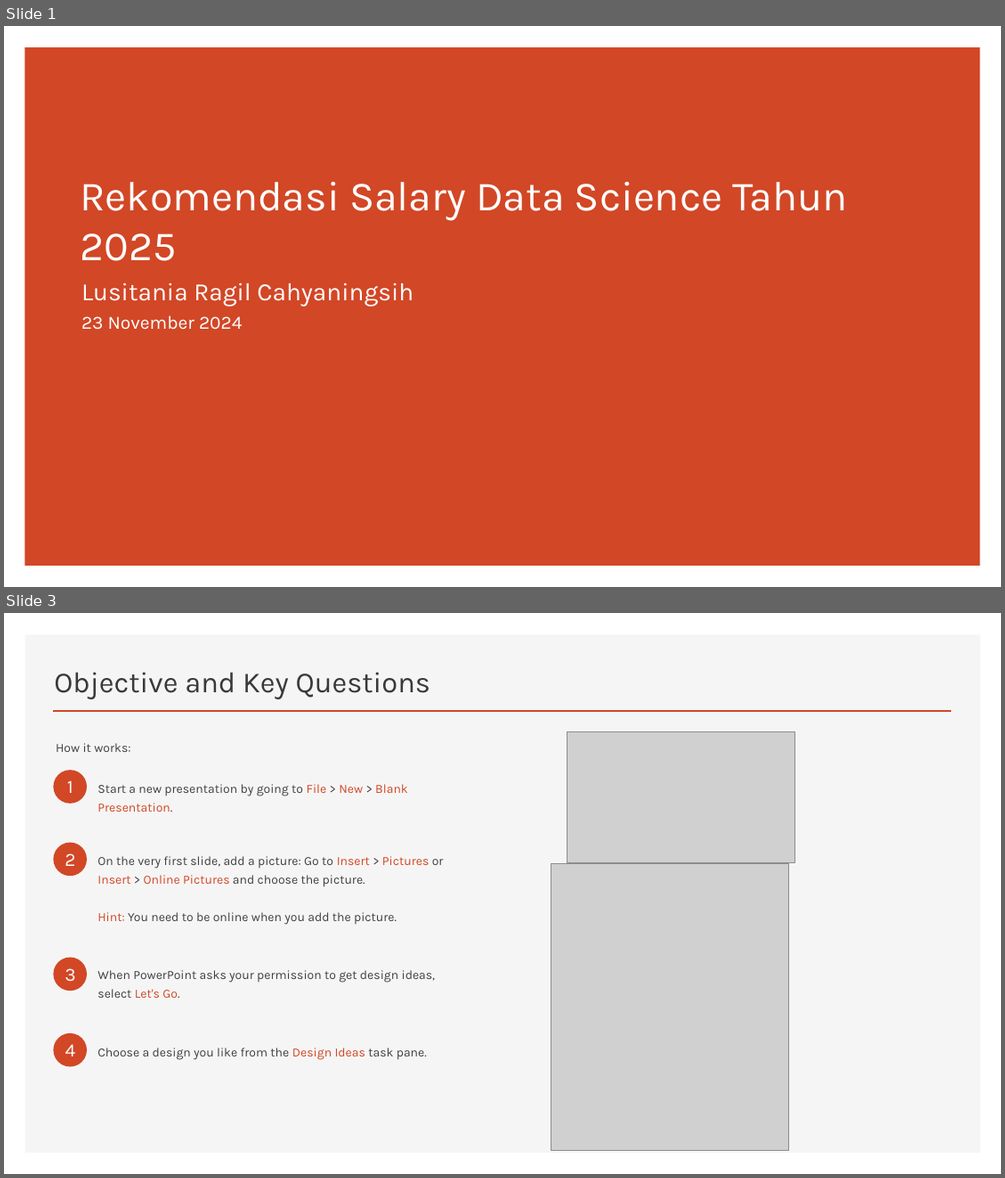
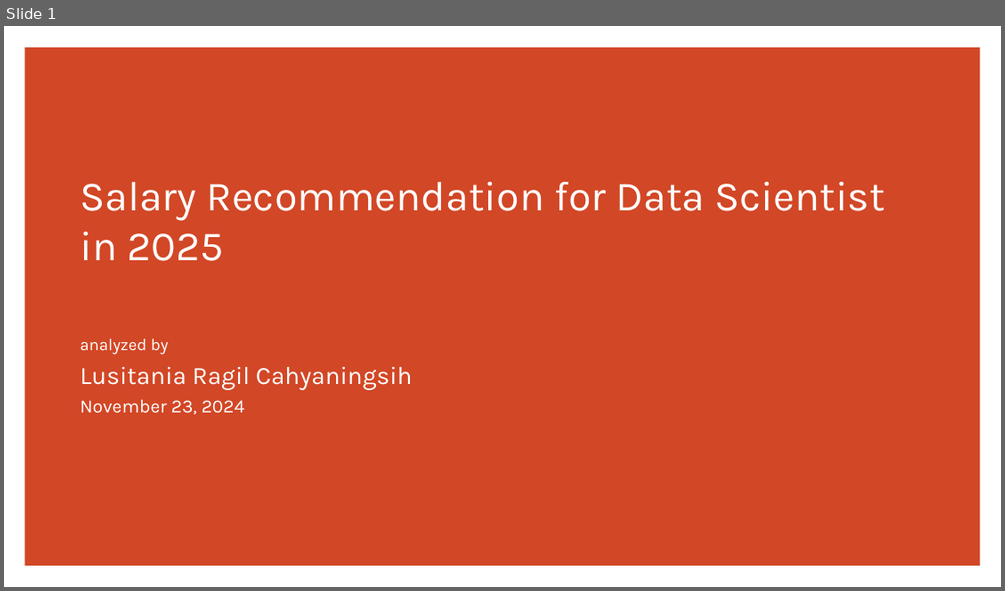
Before and after one commit to CODA-Assignment-Bay/p1-coda001-rmt-m2-lusitaniarc, a slide deck: P1M2_lusitania.pptx. Shown one above the other, each under a label of ours: slides 1 and 3 before the commit, slide 1 after it; the slides between them are not shown. The pictures are 1005x1178 and 1005x591 pixels, drawn with LibreOffice and Linux fonts; fonts in the diff are those of the drawing; grey boxes stand for pictures. Boxes give left, top, right and bottom in pixels: in the first picture for what was removed or moved away, otherwise in the second. Text is boxed around its words. In the diff, an @@ line names an element or a change of style, - is before the commit and + after.

```diff
--- a/P1M2_lusitania.pptx
+++ b/P1M2_lusitania.pptx
@@ slide 3 removed at (4,613,1001,1174), background #FFFFFF @@
@@ rectangle removed at (25,634,980,1153) @@
@@ title removed at (54,672,431,699) @@
-Objective and Key Questions
@@ line removed from (53, 711) to (952, 711) @@
@@ text removed at (56,743,130,752) @@
-How it works:
@@ picture removed at (566,732,795,862) @@
@@ ellipse removed at (53,770,87,803) @@
@@ text removed at (67,780,73,793) @@
-1
@@ text removed at (97,784,408,811) @@
-Start a new presentation by going to File > New > Blank Presentation.
@@ ellipse removed at (53,843,87,876) @@
@@ text removed at (65,853,75,866) @@
-2
@@ text removed at (97,856,444,925) @@
-On the very first slide, add a picture: Go to Insert > Pictures or Insert > Online Pictures and choose the picture.
-Hint: You need to be online when you add the picture.
@@ picture removed at (551,863,788,1150) @@
@@ ellipse removed at (53,957,87,990) @@
@@ text removed at (65,968,75,981) @@
-3
@@ text removed at (97,970,436,997) @@
-When PowerPoint asks your permission to get design ideas, select Let's Go.
@@ ellipse removed at (53,1033,87,1067) @@
@@ text removed at (65,1044,76,1056) @@
-4
@@ text removed at (97,1047,427,1060) @@
-Choose a design you like from the Design Ideas task pane.
@@ slide 1 changed as well @@
@@ title at (80,182,885,261): text changed @@
-Rekomendasi Salary Data Science Tahun 2025
+Salary Recommendation for Data Scientist
+in 2025
@@ subtitle "analyzed by": place and size @@
-subtitle "analyzed by" at (81,282,413,329)
+subtitle "analyzed by" at (80,338,413,414)
@@ subtitle at (80,338,169,354): paragraph added @@
+analyzed by
@@ subtitle at (80,399,244,414): text changed @@
-23 November 2024
+November 23, 2024
```
Also in this commit, not shown: 13 slides added, 7 other slides removed, 3 other files.
